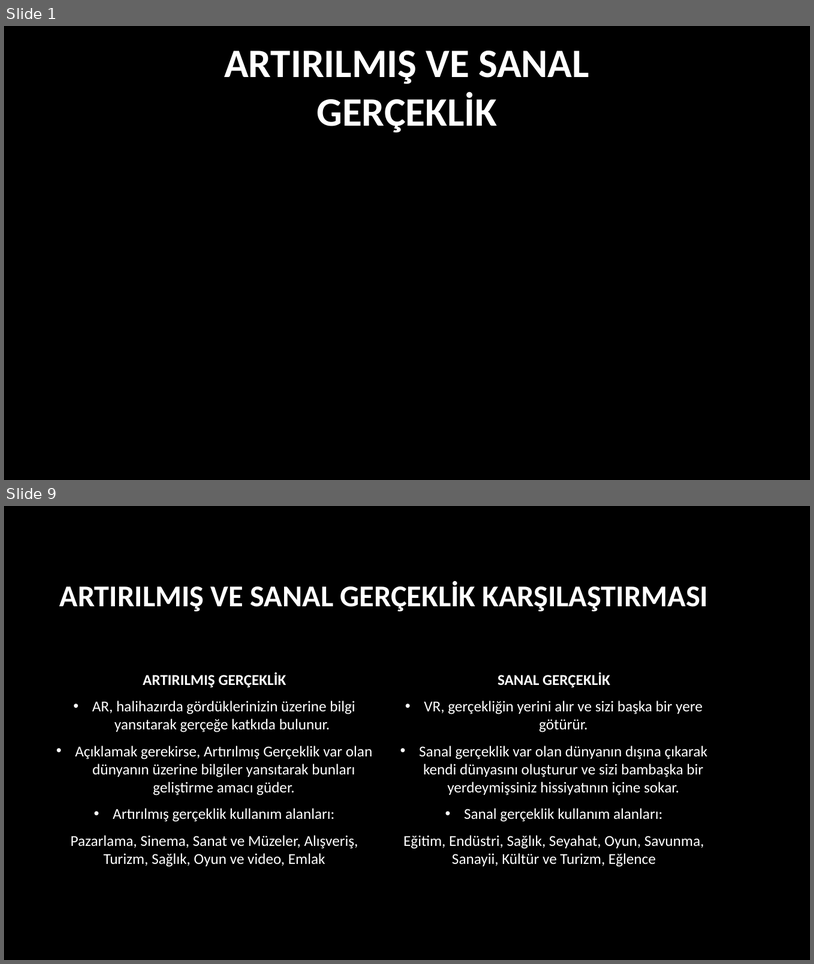
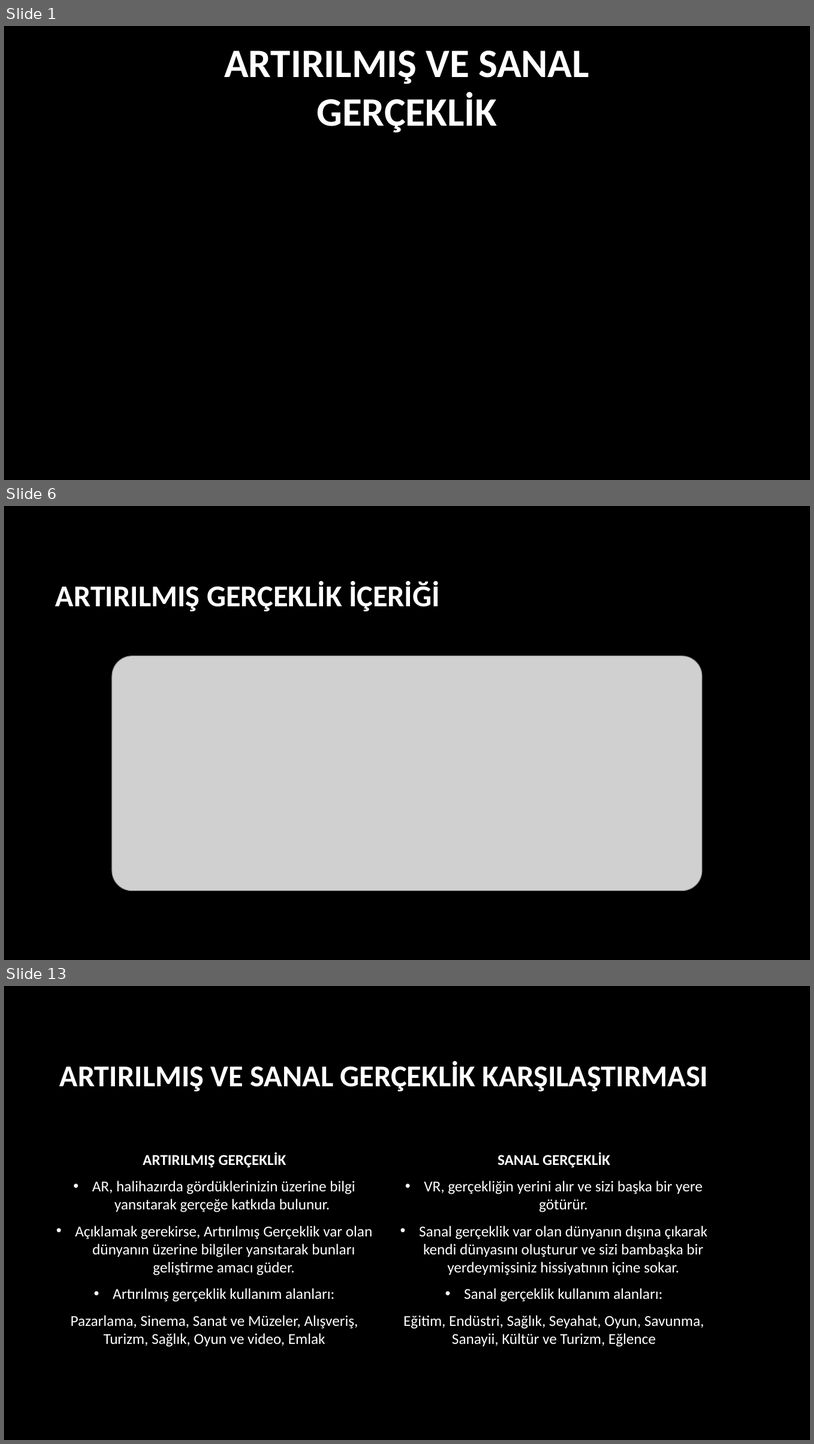
Before and after one commit to ghostsnipertm/projehazirlama, a slide deck: Artırılmış ve Sanal Gerçeklik.pptx. Shown one above the other, each under a label of ours: slides 1 and 9 before the commit, slides 1, 6 and 13 after it; the slides between them are not shown. The pictures are 814x964 and 814x1444 pixels, drawn with LibreOffice and Linux fonts; fonts in the diff are those of the drawing; grey boxes stand for pictures; background and template pictures are left out. Boxes give left, top, right and bottom in pixels: in the first picture for what was removed or moved away, otherwise in the second. Text is boxed around its words. In the diff, an @@ line names an element or a change of style, - is before the commit and + after.

```diff
--- a/Artırılmış ve Sanal Gerçeklik.pptx
+++ b/Artırılmış ve Sanal Gerçeklik.pptx
@@ slide 6 added at (x1=4, y1=506, x2=810, y2=960), background picture (left out) @@
@@ title added at (x1=56, y1=582, x2=440, y2=612), 36 pt, text #FFFFFF, bold @@
+ARTIRILMIŞ GERÇEKLİK İÇERİĞİ
@@ picture added at (x1=112, y1=656, x2=703, y2=891) @@
@@ what was slide 9 is now slide 13 @@
```
Also in this commit, not shown: 3 slides changed, 5 other slides added, 1 slide removed, 2 other files.
